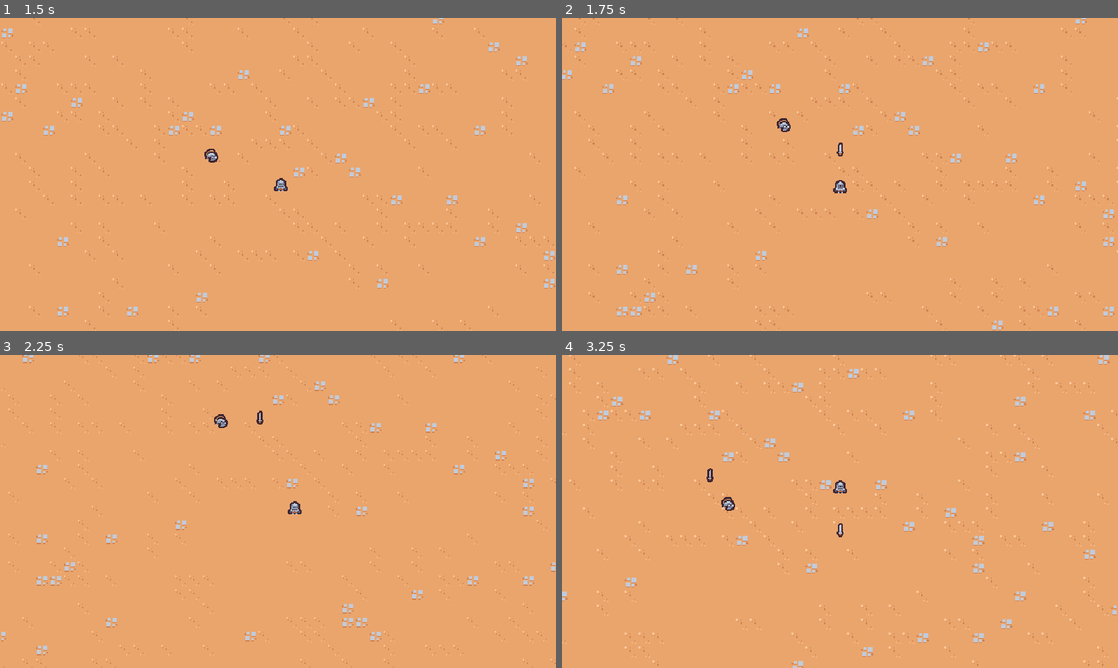
Above: before the commit, frames 1-4 (two rows, left to right).
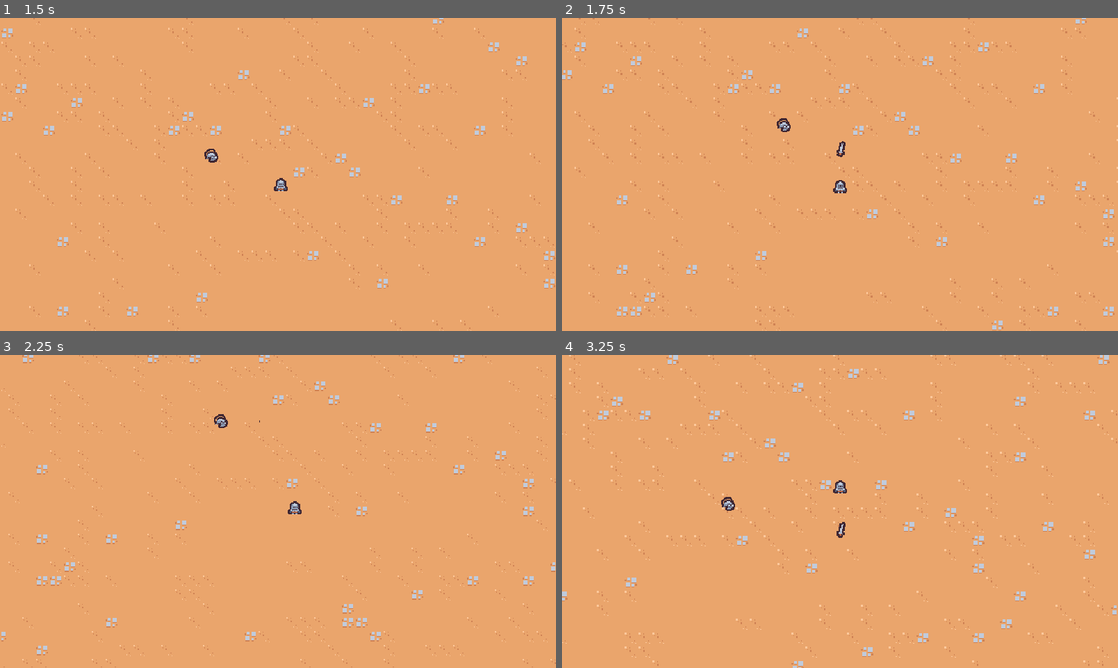
Above: after the commit, the same moments.

Repository: AntonMulder/2dsurvivorscourse
Game: Godot game, scene res://scenes/main/main.tscn
The game is run twice, just before and just after one commit, with the same random seed, the same clock (stepped at 60 frames per second) and the same inputs.
Inputs:
- Up to frame 1 (1.5 s): hold D (move_right) 0.53-1.28 s; hold S (move_down) from 1.28 s (still down)
- Up to frame 2 (1.75 s): keep holding S (move_down)
- Up to frame 3 (2.25 s): release S (move_down) at 2.03 s; hold D (move_right) from 2.03 s (still down)
- Up to frame 4 (3.25 s): release D (move_right) at 2.78 s; hold W (move_up) from 2.78 s (still down)

Frame 1 is identical in both runs. In frame 2, less than 0.1% of the frame differs, in the area x 49-51%, y 39-45%; in frame 3, less than 0.1%; in frame 4, less than 0.1%, in the area x 26-51%, y 36-59%.

Commit message:
9. Introduction to AnimationPlayer

Diff:
--- a/scenes/ability/sword_ability/sword_ability.tscn
+++ b/scenes/ability/sword_ability/sword_ability.tscn
@@ -1,9 +1,91 @@
-[gd_scene load_steps=2 format=3 uid="uid://dbove3qx7hxdd"]
+[gd_scene load_steps=5 format=3 uid="uid://dbove3qx7hxdd"]
 
 [ext_resource type="Texture2D" uid="uid://dkt0c20uphcf3" path="res://scenes/ability/sword_ability/sword.png" id="1_boyai"]
 
-[node name="Sword" type="Node2D"]
+[sub_resource type="Animation" id="Animation_in1qv"]
+resource_name = "swing"
+length = 0.75
+step = 0.05
+tracks/0/type = "value"
+tracks/0/imported = false
+tracks/0/enabled = true
+tracks/0/path = NodePath("Sprite2D:rotation")
+tracks/0/interp = 2
+tracks/0/loop_wrap = true
+tracks/0/keys = {
+"times": PackedFloat32Array(0, 0.2, 0.4, 0.75),
+"transitions": PackedFloat32Array(1, 1, 1.6245, 1),
+"update": 0,
+"values": [0.0, -0.174533, 3.14159, 0.0]
+}
+tracks/1/type = "value"
+tracks/1/imported = false
+tracks/1/enabled = true
+tracks/1/path = NodePath("Sprite2D:scale")
+tracks/1/interp = 2
+tracks/1/loop_wrap = true
+tracks/1/keys = {
+"times": PackedFloat32Array(0, 0.1, 0.2, 0.35, 0.5, 0.75),
+"transitions": PackedFloat32Array(1, 1, 1, 1, 5.65685, 1),
+"update": 0,
+"values": [Vector2(0, 0), Vector2(1.25, 1.25), Vector2(1, 1), Vector2(2, 2), Vector2(1, 1), Vector2(0, 0)]
+}
+tracks/2/type = "method"
+tracks/2/imported = false
+tracks/2/enabled = true
+tracks/2/path = NodePath(".")
+tracks/2/interp = 1
+tracks/2/loop_wrap = true
+tracks/2/keys = {
+"times": PackedFloat32Array(0.75),
+"transitions": PackedFloat32Array(1),
+"values": [{
+"args": [],
+"method": &"queue_free"
+}]
+}
+
+[sub_resource type="Animation" id="Animation_ld5i3"]
+length = 0.001
+tracks/0/type = "value"
+tracks/0/imported = false
+tracks/0/enabled = true
+tracks/0/path = NodePath("Sprite2D:rotation")
+tracks/0/interp = 1
+tracks/0/loop_wrap = true
+tracks/0/keys = {
+"times": PackedFloat32Array(0),
+"transitions": PackedFloat32Array(1),
+"update": 0,
+"values": [0.0]
+}
+tracks/1/type = "value"
+tracks/1/imported = false
+tracks/1/enabled = true
+tracks/1/path = NodePath("Sprite2D:scale")
+tracks/1/interp = 1
+tracks/1/loop_wrap = true
+tracks/1/keys = {
+"times": PackedFloat32Array(0),
+"transitions": PackedFloat32Array(1),
+"update": 0,
+"values": [Vector2(1, 1)]
+}
+
+[sub_resource type="AnimationLibrary" id="AnimationLibrary_ukvgh"]
+_data = {
+"RESET": SubResource("Animation_ld5i3"),
+"swing": SubResource("Animation_in1qv")
+}
+
+[node name="SwordAbility" type="Node2D"]
+
+[node name="AnimationPlayer" type="AnimationPlayer" parent="."]
+libraries = {
+"": SubResource("AnimationLibrary_ukvgh")
+}
+autoplay = "swing"
 
 [node name="Sprite2D" type="Sprite2D" parent="."]
-position = Vector2(0, -4)
 texture = ExtResource("1_boyai")
+offset = Vector2(0, -4)
